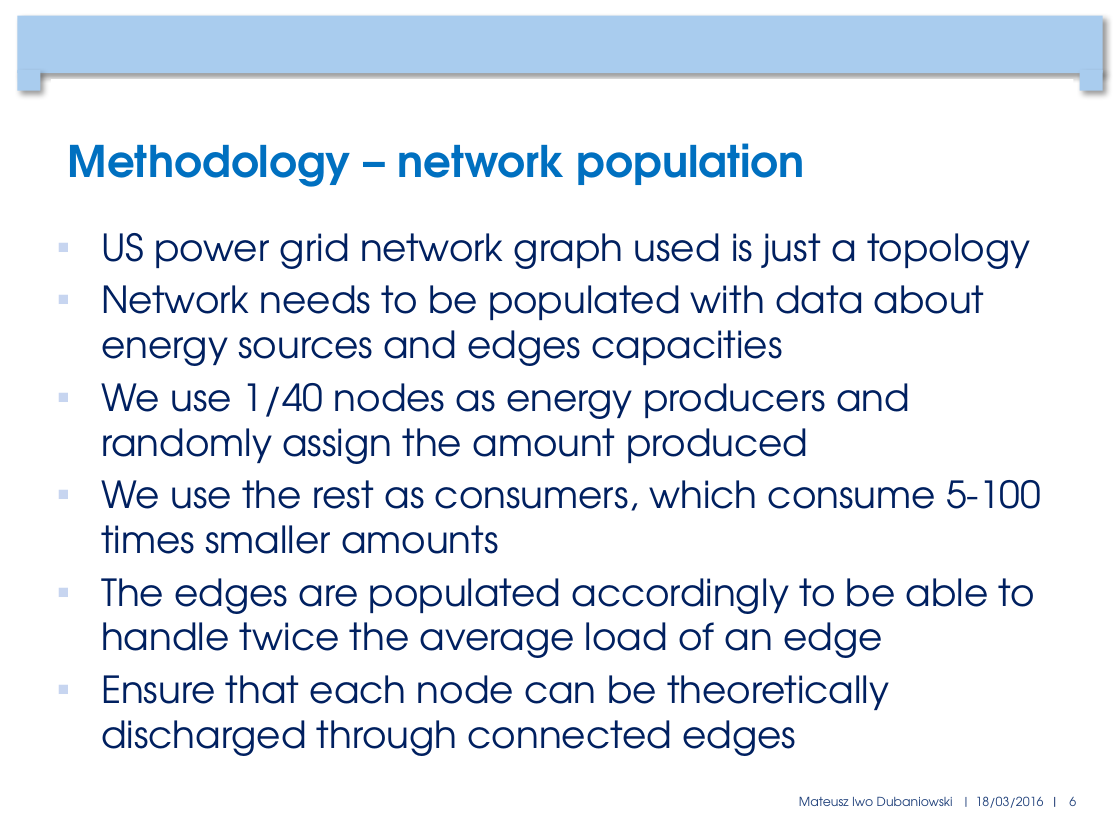
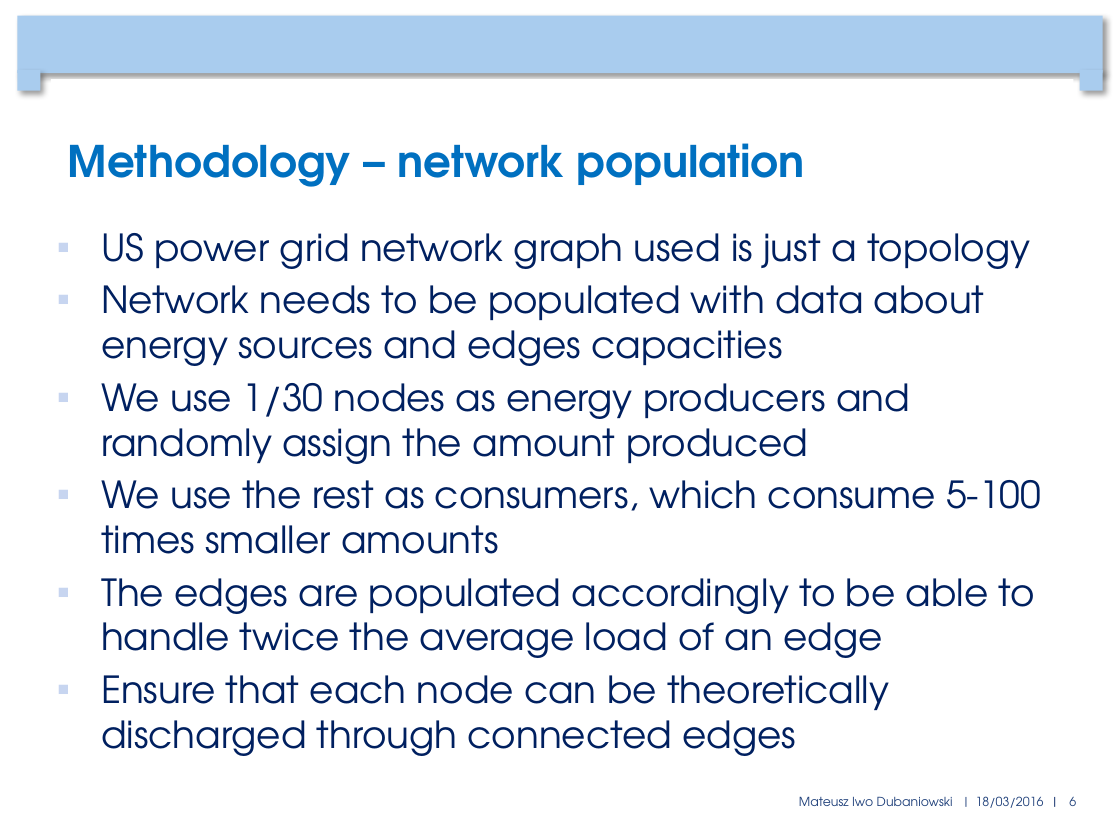
Before and after one commit to mduban/CNProject, a slide deck: slide 6 of FinalPresentation.pptx. Drawn at 1120x840 pixels with LibreOffice and Linux fonts; fonts in the diff are those of the drawing; background and template pictures are left out. Boxes give left, top, right and bottom in pixels: in the first picture for what was removed or moved away, otherwise in the second. Text is boxed around its words. In the diff, an @@ line names an element or a change of style, - is before the commit and + after.

```diff
--- a/FinalPresentation.pptx
+++ b/FinalPresentation.pptx
@@ text at [101, 383, 910, 464]: text changed @@
-▪ We use 1/40 nodes as energy producers and randomly assign the amount produced
+▪ We use 1/30 nodes as energy producers and randomly assign the amount produced
```
Also in this commit, not shown: 1 other file.
